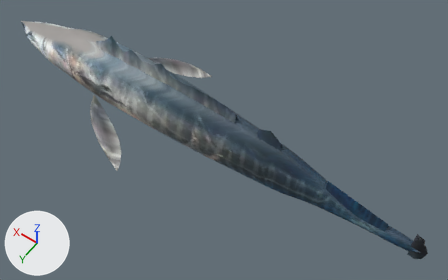
A saved change to the glTF model public/aqua/models/fish/fry_wahoo.glb.
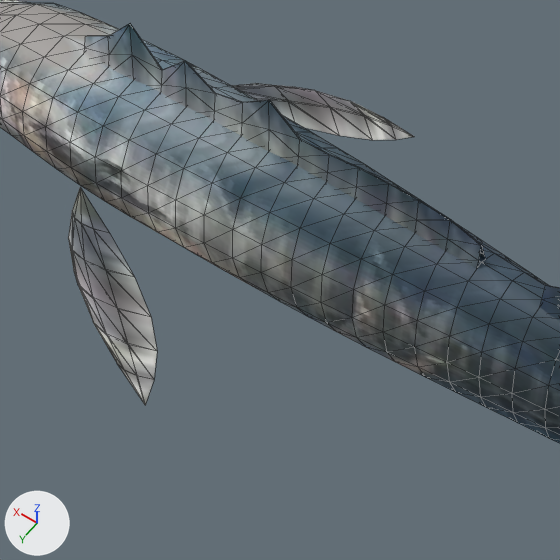
Each version appears first whole from a camera (50 mm lens) standing at (6925.988, 1.229, 495.659) and looking at (6926.863, 0.003, 493.733), and next in a close-up on the part from 15% to 59% of the width and 10% to 81% of the height. Arrows for +X, +Y and +Z are at lower left; the lights stay in place. The older version's two pictures come first. The close-ups show mesh edges as thin lines. Vertices at exactly the same position are counted once.

The first close-up shows 'fry_wahoo'.
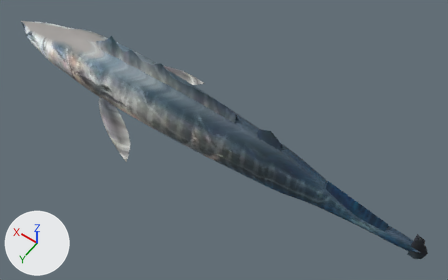
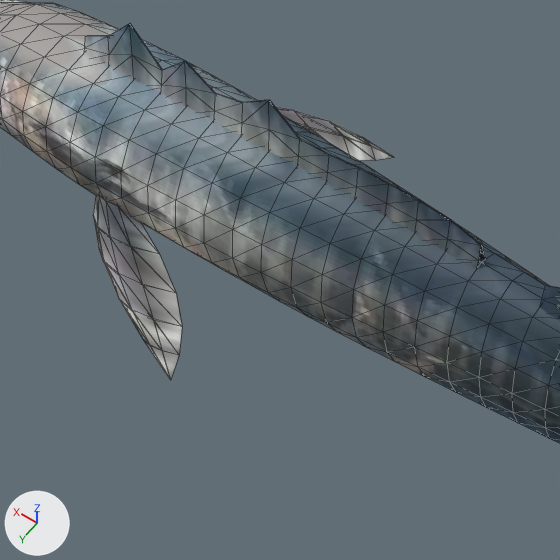
Pixel boxes [x1, y1, x2, y2] of what changed, in the close-ups (560 x 560 px; the box of a moved part takes in the faces that stretch with it):
part 1 of me_fry_wahoo, moved or reshaped
    before: [68, 187, 157, 405]
    after: [93, 195, 182, 380]
part 2 of me_fry_wahoo, moved or reshaped
    before: [232, 83, 414, 140]
    after: [276, 108, 393, 161]

The change, as a list of edits to the scene's bpy script:
```text
Change me_fry_wahoo:
    used by ob_fry_wahoo; location = (0.0, 0.0, 0.0)
    remove me_fry_wahoo.from_pydata(...)  # 870 vertices, 1646 faces; spans x 6926.0..6928.0, y -0.32..0.32, z 493.61..493.99
    add me_fry_wahoo.from_pydata(...)  # 870 vertices, 1646 faces; spans x 6926.0..6928.0, y -0.27..0.27, z 493.61..493.99
    me_fry_wahoo part 1: the loose piece of 42 vertices spanning x 6927.16..6927.45, y 0.12..0.32, z 493.64..493.73 is moved by (0.0, -0.05, 0.0)
    me_fry_wahoo part 2: the loose piece of 42 vertices spanning x 6927.16..6927.45, y -0.32..-0.12, z 493.64..493.73 is moved by (0.0, 0.05, 0.0)
```
